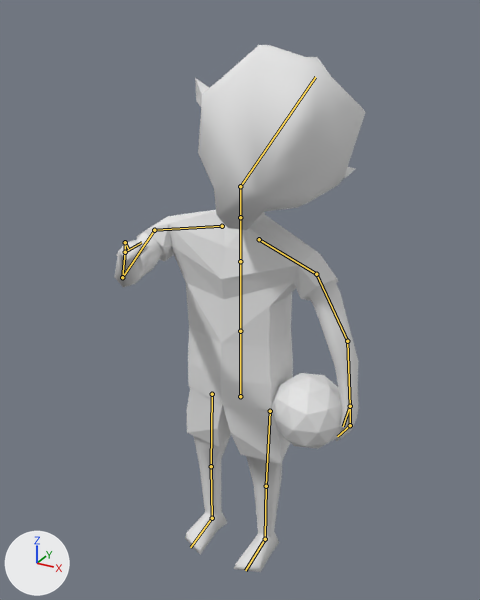
A saved change to the Blender file proxiMem/Assets/Love/Models/dado.blend.
Before and after are seen from a 50 mm lens placed at (2.79, -5.08, 5.16), pointed at (0.16, -0.31, 2.77). Lighting does not change. The marker at lower left points along +X, +Y and +Z. Both versions are drawn at frame 473 of the action 'hipsAction'; the numbers are the values there. The bones that bend it are drawn over the model as lines.

In view in the first picture: 'Icosphere', 'dado'.
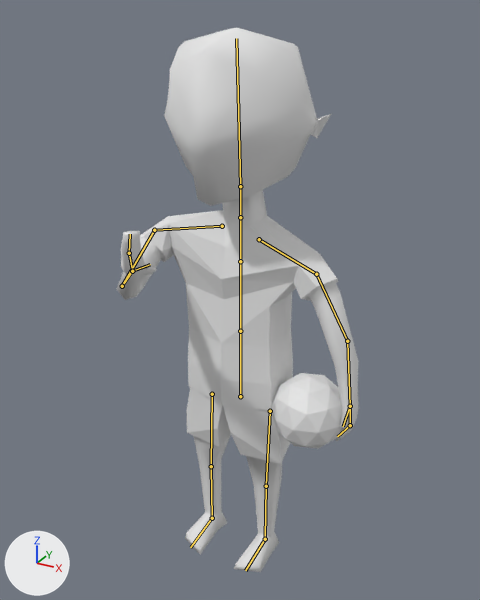
Where the change shows, as pixel boxes (x1, y1, x2, y2) in the pictures (480 x 600 px):
'dado', posed: before (115, 45, 366, 572); after (116, 27, 359, 572)
bone 'head', root to tip: before (240, 186) to (315, 77); after (240, 186) to (236, 38)
bone 'hand.R', root to tip: before (125, 252) to (125, 242); after (132, 271) to (129, 253)
bone 'fingers.R', root to tip: before (125, 242) to (128, 249); after (129, 253) to (130, 234)

The edits, one by one:
Bone 'head' (bone_head) turns from (7, 27, -34) to (3, 6, 0) degrees about its own x, y and z.
Bone 'hand.R' (bone_hand_r) turns from (0, 0, 0) to (-10, -2, 29) degrees about its own x, y and z.
Bone 'fingers.R' (bone_fingers_r) turns from (16, 3, -25) to (-12, -22, 11) degrees about its own x, y and z.
Bone 'ikArm.R' (bone_ikarm_r) moves from (0.59, -1.15, 1.67) to (0.59, -1.08, 1.49).
